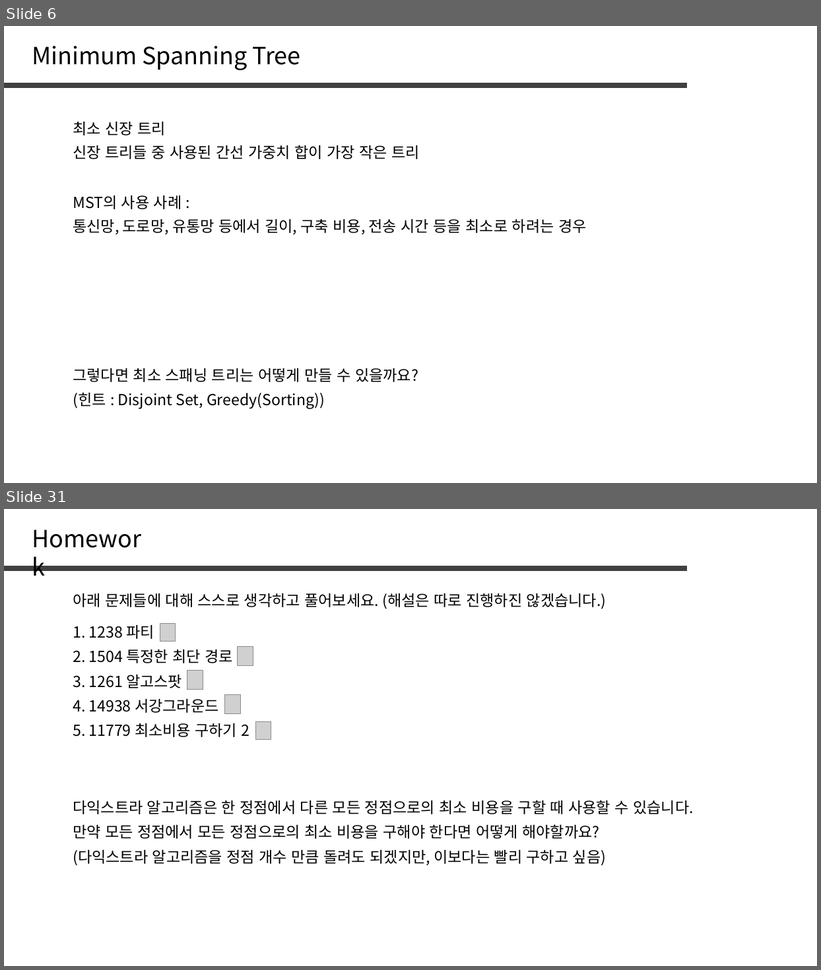
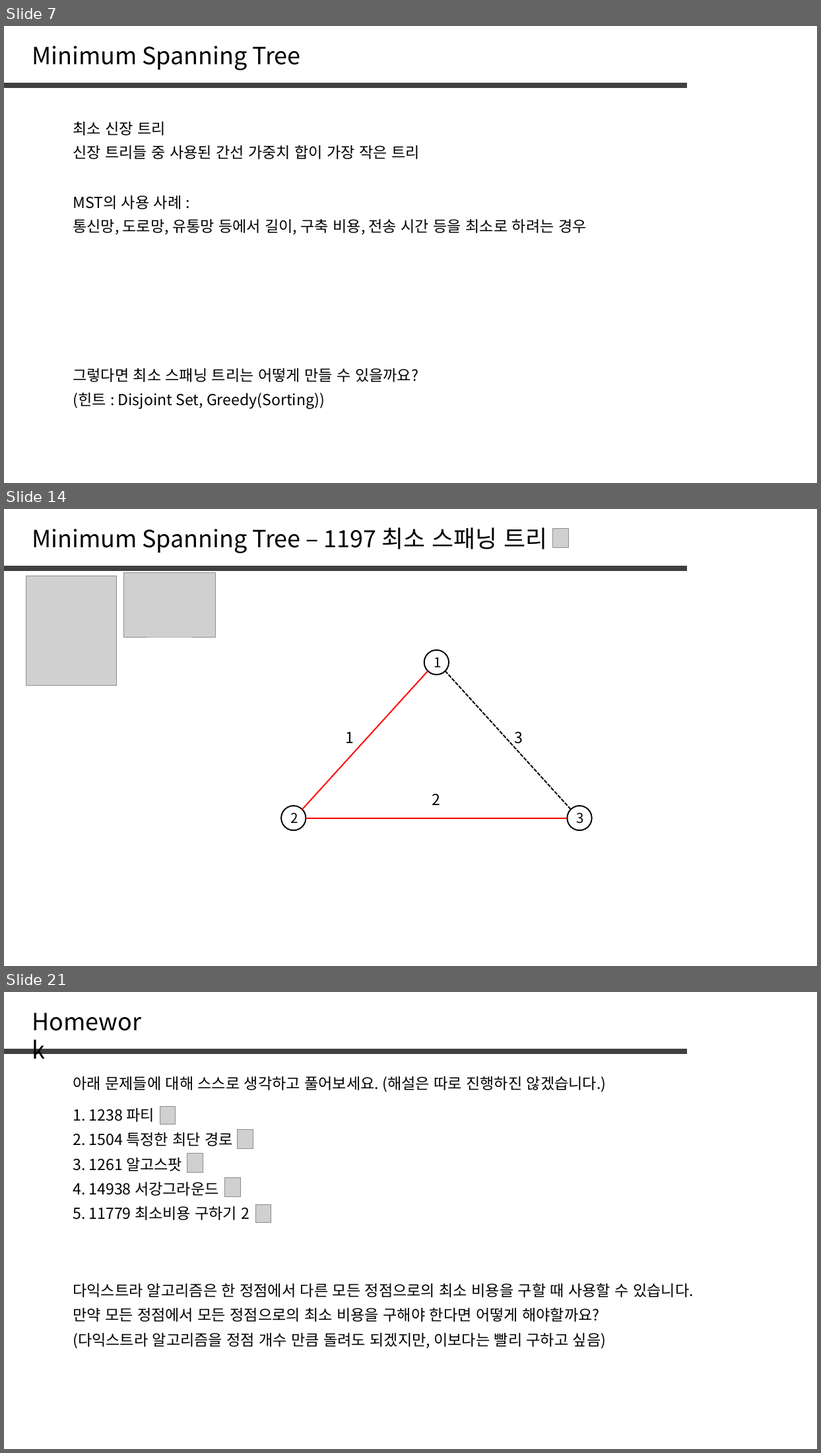
Before and after one commit to jaehoo1/PS-study, a slide deck: study/14_Minimum Spanning Tree, Kruskal.pptx. Shown one above the other, each under a label of ours: slides 6 and 31 before the commit, slides 7, 14 and 21 after it; the slides between them are not shown. The pictures are 821x970 and 821x1453 pixels, drawn with LibreOffice and Linux fonts; fonts in the diff are those of the drawing; grey boxes stand for pictures. Boxes give left, top, right and bottom in pixels: in the first picture for what was removed or moved away, otherwise in the second. Text is boxed around its words. In the diff, an @@ line names an element or a change of style, - is before the commit and + after.

```diff
--- a/study/14_Minimum Spanning Tree, Kruskal.pptx
+++ b/study/14_Minimum Spanning Tree, Kruskal.pptx
@@ slide 14 added at bbox=[4, 509, 817, 966], background #FFFFFF @@
@@ text added at bbox=[32, 527, 548, 553], 28 pt, text #000000 @@
+Minimum Spanning Tree – 1197 최소 스패닝 트리
@@ picture added at bbox=[553, 529, 569, 547] @@
@@ line added from (4, 568) to (687, 568), #404040 6 pt @@
@@ picture added at bbox=[26, 576, 116, 685] @@
@@ picture added at bbox=[123, 573, 216, 637] @@
@@ ellipse added at bbox=[424, 650, 449, 674], outline #000000 1.5 pt, 16 pt, text #000000 @@
+1
@@ line added from (302, 810) to (428, 671), #FF0000 1.5 pt @@
@@ line added from (572, 810) to (446, 671), #000000 1.5 pt dashed @@
@@ text added at bbox=[346, 732, 354, 743], 18 pt, text #000000 @@
+1
@@ text added at bbox=[515, 731, 523, 747], 18 pt, text #000000 @@
+3
@@ text added at bbox=[432, 793, 441, 805], 18 pt, text #000000 @@
+2
@@ ellipse added at bbox=[282, 806, 306, 830], outline #000000 1.5 pt, 16 pt, text #000000 @@
+2
@@ line added from (306, 819) to (568, 819), #FF0000 1.5 pt @@
@@ ellipse added at bbox=[568, 806, 592, 830], outline #000000 1.5 pt, 16 pt, text #000000 @@
+3
@@ what was slide 6 is now slide 7 @@
@@ what was slide 31 is now slide 21 @@
```
Also in this commit, not shown: 2 slides changed, 11 other slides added, 22 slides removed.
